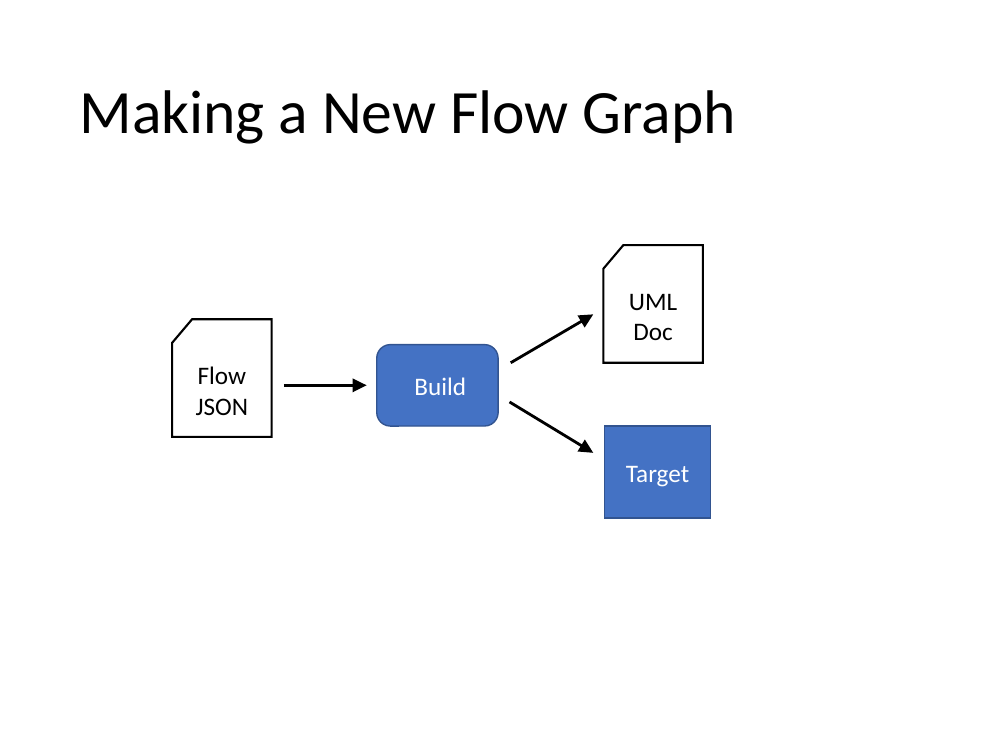
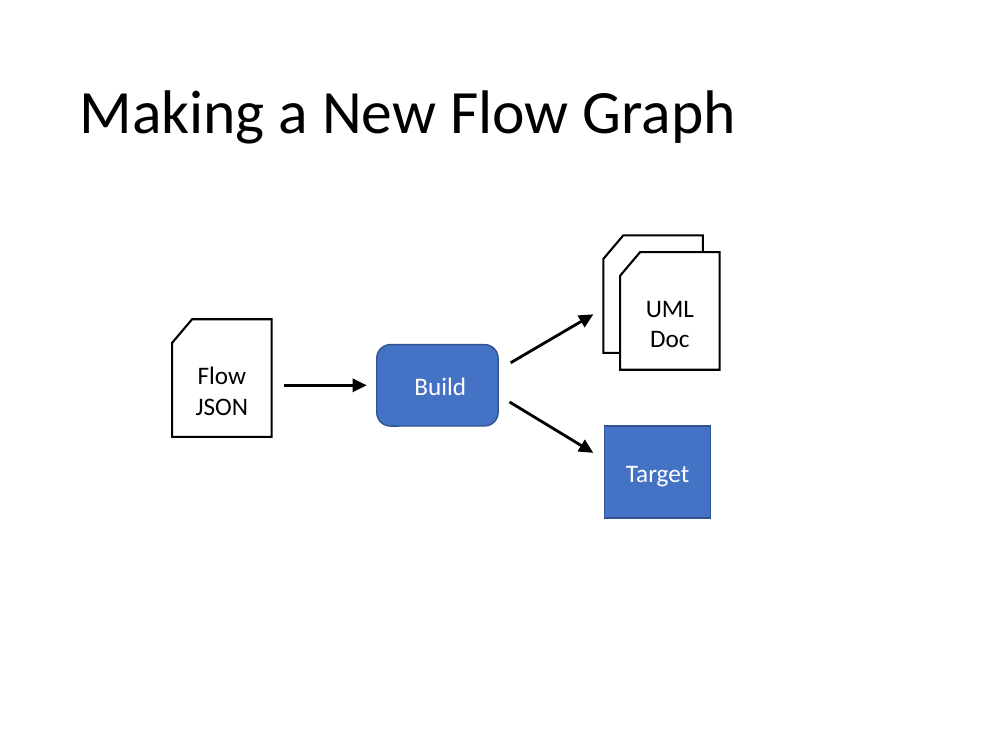
Before and after one commit to mjkoster/ObjectFlow, a slide deck: slide 13 of Documents/ObjectFlow.pptx. Drawn at 1008x756 pixels with LibreOffice and Linux fonts; fonts in the diff are those of the drawing. Boxes give left, top, right and bottom in pixels: in the first picture for what was removed or moved away, otherwise in the second. Text is boxed around its words. In the diff, an @@ line names an element or a change of style, - is before the commit and + after.

```diff
--- a/Documents/ObjectFlow.pptx
+++ b/Documents/ObjectFlow.pptx
@@ flow chart punched card "UML Doc": place and size @@
-flow chart punched card "UML Doc" at box(604, 245, 704, 363)
+flow chart punched card "UML Doc" at box(604, 235, 704, 353)
@@ flow chart punched card added at box(620, 252, 720, 370), fill #FFFFFF, outline #000000 1.5 pt, 18 pt, text #000000 @@
+UML Doc
```
Also in this commit, not shown: 4 other slides changed, 5 other files.
